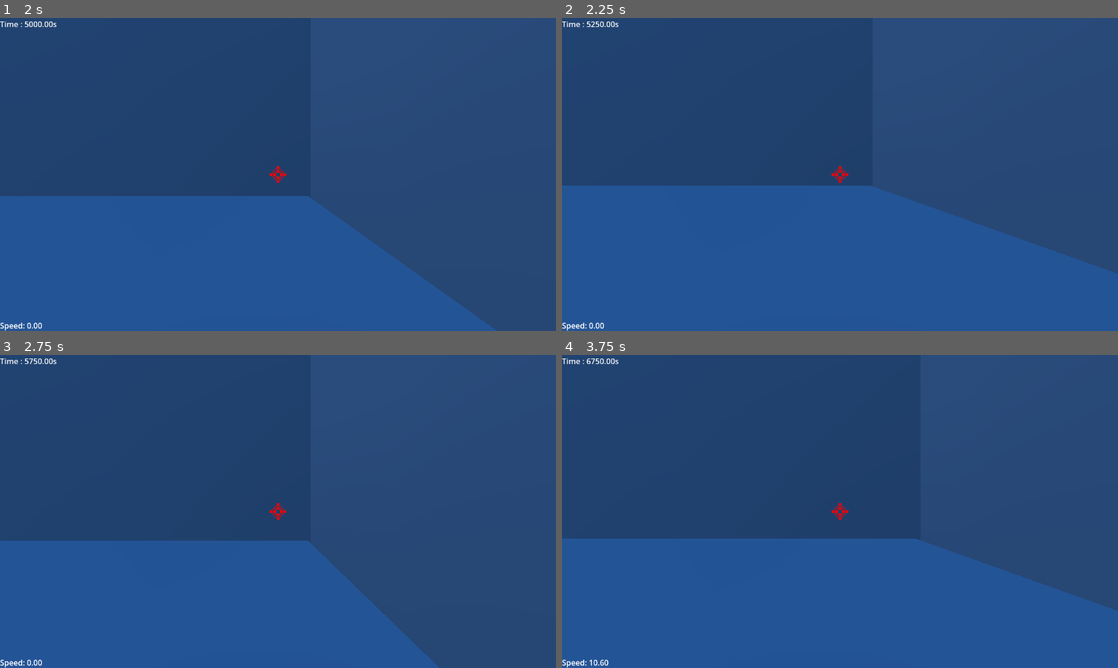
Above: before the commit, frames 1-4 (two rows, left to right).
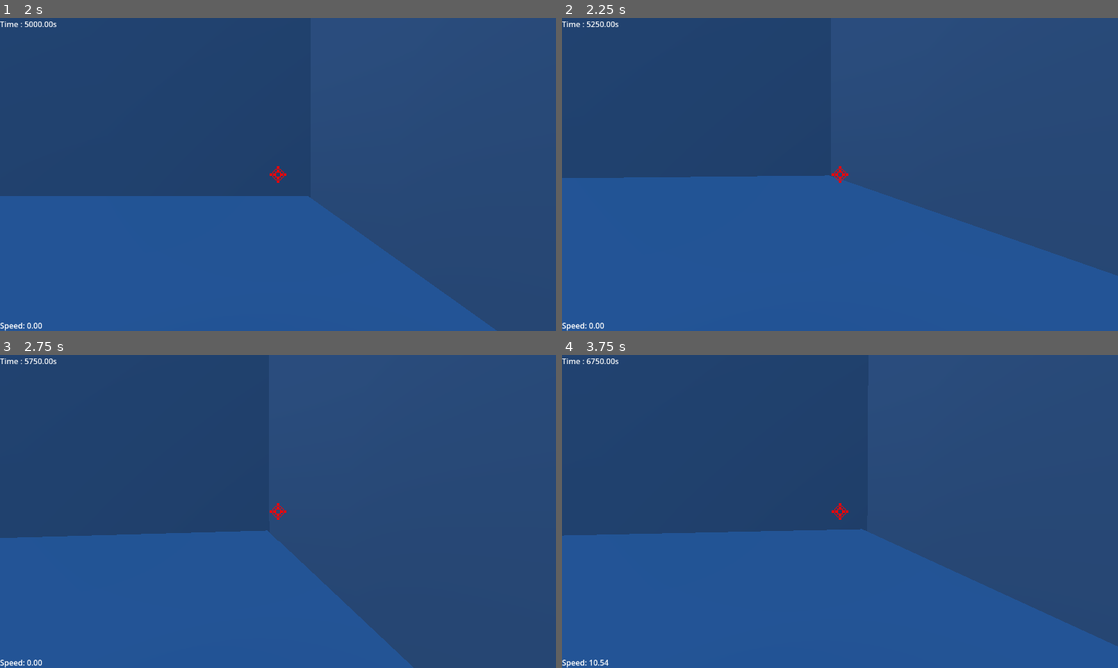
Above: after the commit, the same moments.

Repository: Lilianbazantay/Speed4Need
Game: Godot game, scene res://scenes/MainMenu/MainMenu.tscn
Same seed, same stepped clock (60 frames per second), same inputs: the game is played once before the commit and once after it.
Inputs (mouse positions are in pixels of both pictures, inside the frame that each line leads up to):
- Up to frame 1 (2 s): click "PLAY" at 0.5 s; click (211, 149) at 1.27 s
- Up to frame 2 (2.25 s): tap Enter (ui_accept) at 2 s; move the mouse to (867, 174) at 2.02 s; hold W (move_forward) from 2.03 s (still down); hold Ctrl (crouch) from 2.03 s (still down)
- Up to frame 3 (2.75 s): keep holding W (move_forward); keep holding Ctrl (crouch); tap Space (jump) at 2.27 s
- Up to frame 4 (3.75 s): keep holding W (move_forward); move the mouse to (812, 511) at 2.77 s; release Ctrl (crouch) at 2.78 s; tap E (grapple) at 2.85 s; tap Space (jump) at 3.02 s; move the mouse to (851, 505) at 3.52 s; hold Ctrl (crouch) from 3.53 s (still down)

Frame 1 is identical in both runs. In frame 2, 1.9% of the frame differs, in the area x 0-100%, y 50-83%; in frame 3, 3.0%; in frame 4, 4.2%, in the area x 0-100%, y 55-100%.

Commit message:
fix(PlayerSettings): sensitivity

Diff:
--- a/GobalScripts/PlayerSettings.gd
+++ b/GobalScripts/PlayerSettings.gd
@@ -1,6 +1,6 @@
 extends Node
 
-var sensibility: float = 0.005;
+var sensibility: float = 1;
 var soundMusic: float = 50;
 var soudEffects: float = 50;
 var soundEnabled: bool = true;
